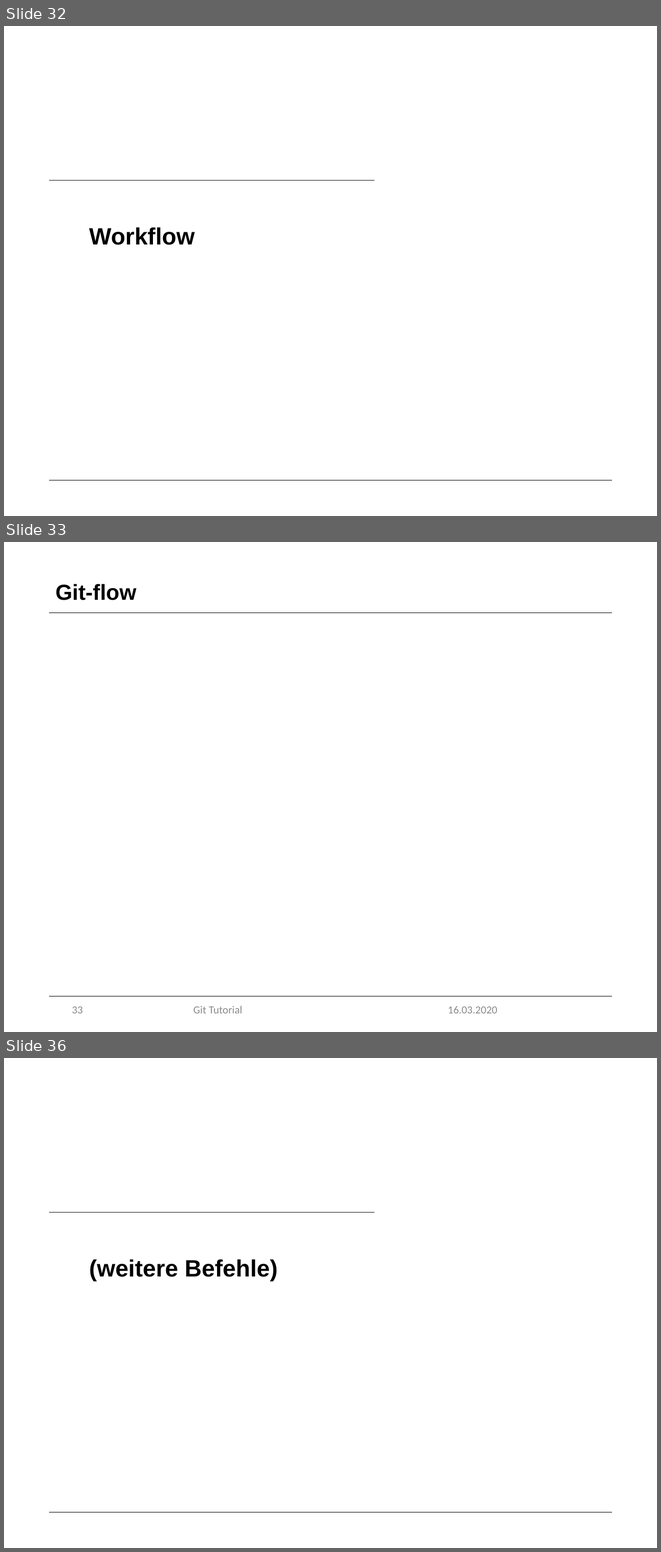
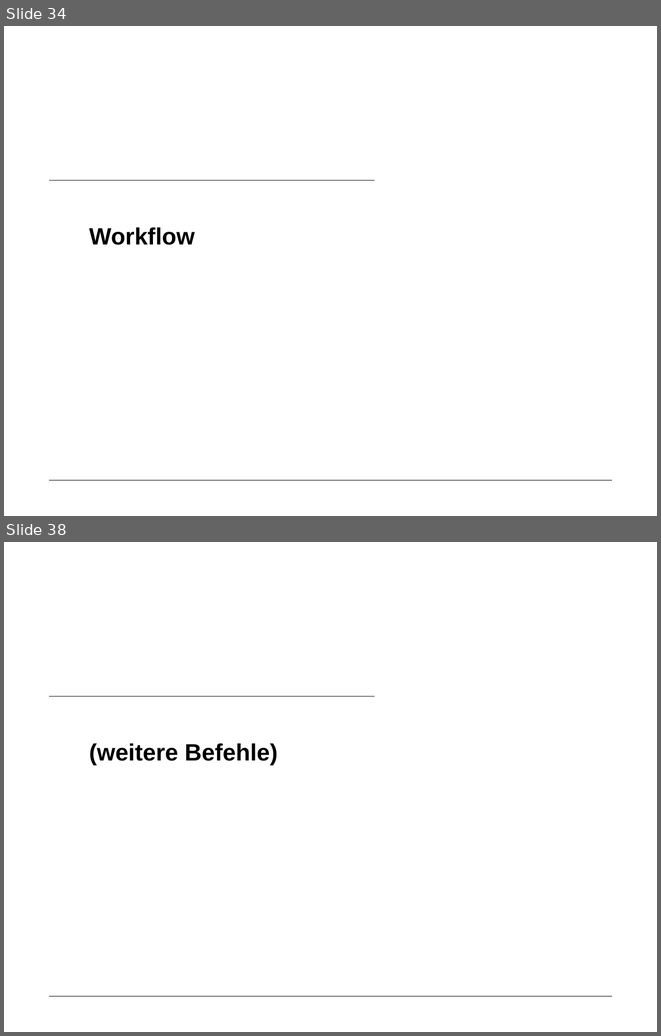
Before and after one commit to marcretzlaff/projektarbeit, a slide deck: Präsentation-90min/Präsentation-90min.pptx. Shown one above the other, each under a label of ours: slides 32, 33 and 36 before the commit, slides 34 and 38 after it; the slides between them are not shown. The pictures are 661x1552 and 661x1036 pixels, drawn with LibreOffice and Linux fonts; fonts in the diff are those of the drawing; background and template pictures are left out. Boxes give left, top, right and bottom in pixels: in the first picture for what was removed or moved away, otherwise in the second. Text is boxed around its words. In the diff, an @@ line names an element or a change of style, - is before the commit and + after.

```diff
--- a/Präsentation-90min/Präsentation-90min.pptx
+++ b/Präsentation-90min/Präsentation-90min.pptx
@@ slide 33 removed at (4, 542, 657, 1032), background #FFFFFF; not listed: 1 template element that a slide beside it also shows @@
@@ title removed at (55, 584, 136, 600) @@
-Git-flow
@@ line removed from (49, 613) to (612, 613) @@
@@ page number removed at (72, 1006, 83, 1013) @@
-33
@@ text removed at (193, 1006, 242, 1013) @@
-Git Tutorial
@@ text removed at (448, 1006, 497, 1013) @@
-16.03.2020
@@ what was slide 32 is now slide 34 @@
@@ what was slide 36 is now slide 38 @@
```
Also in this commit, not shown: 28 slides changed, 4 slides added, 1 other slide removed.
